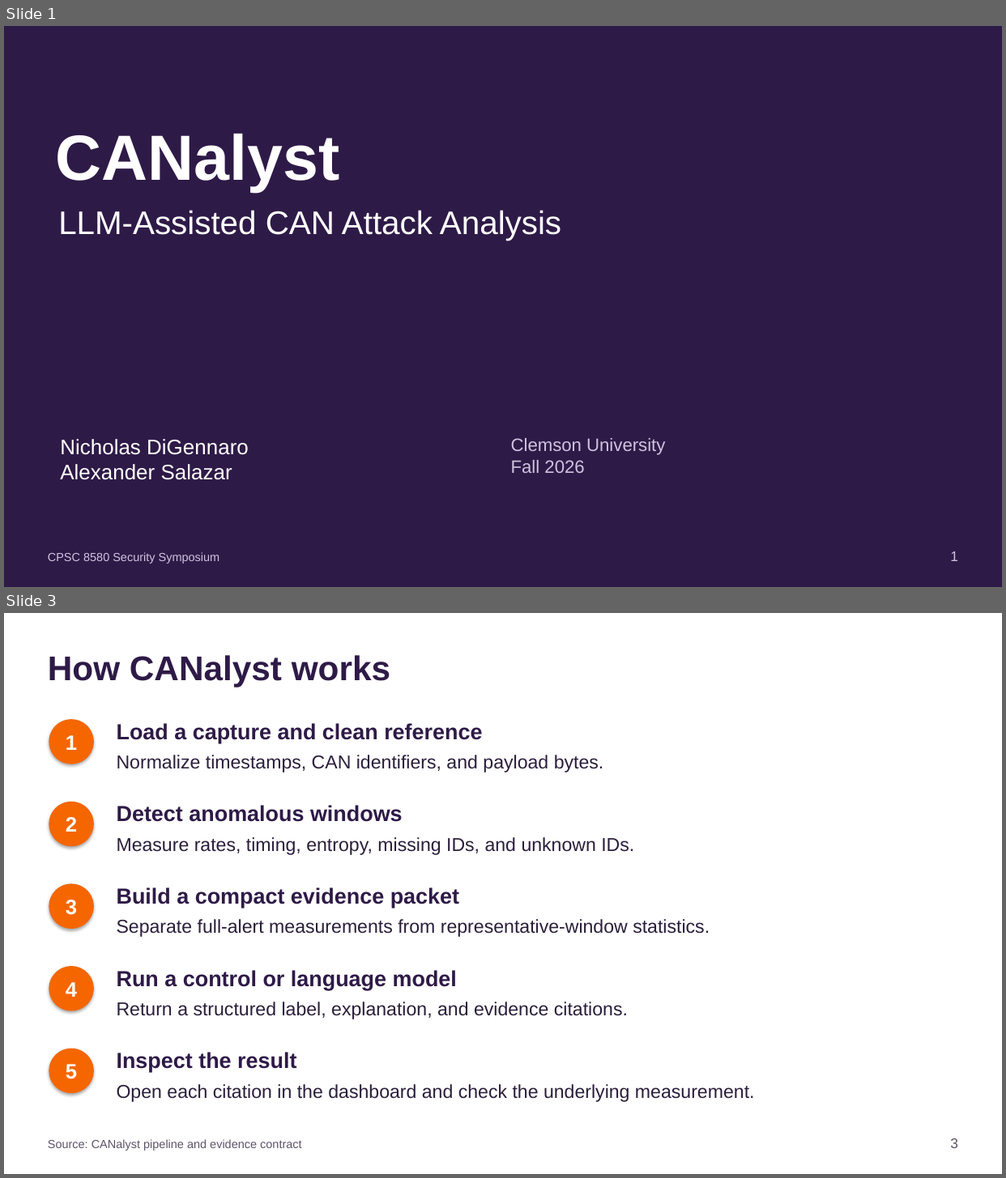
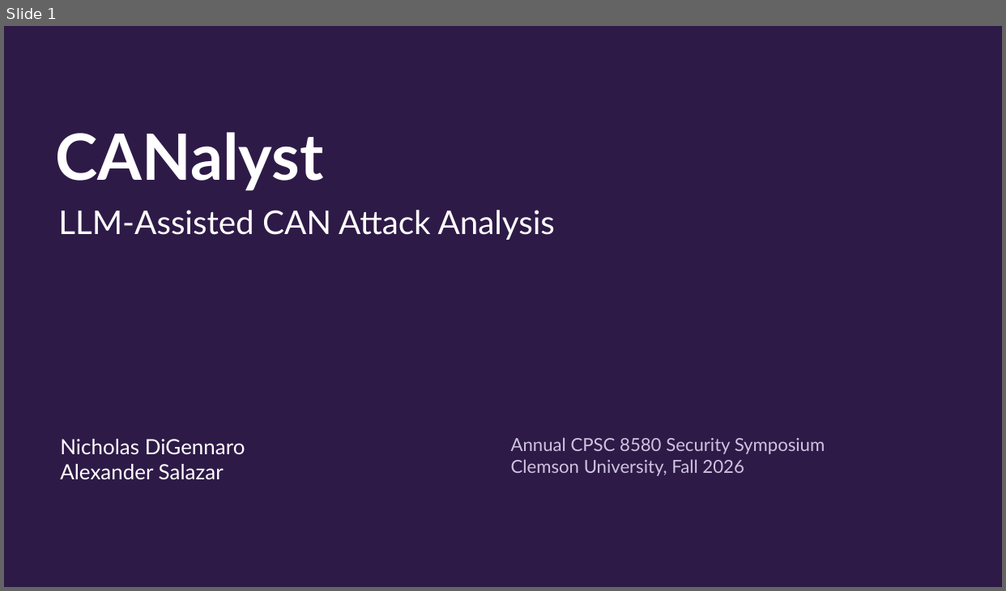
Before and after one commit to SaladbarAlex/CANalyst, a slide deck: output/presentation/CANalyst_Final_Presentation_20min_Class.pptx. Shown one above the other, each under a label of ours: slides 1 and 3 before the commit, slide 1 after it; the slides between them are not shown. The pictures are 1006x1178 and 1006x591 pixels, drawn with LibreOffice and Linux fonts; fonts in the diff are those of the drawing. Boxes give left, top, right and bottom in pixels: in the first picture for what was removed or moved away, otherwise in the second. Text is boxed around its words. In the diff, an @@ line names an element or a change of style, - is before the commit and + after.

```diff
--- a/output/presentation/CANalyst_Final_Presentation_20min_Class.pptx
+++ b/output/presentation/CANalyst_Final_Presentation_20min_Class.pptx
@@ slide 3 removed at bbox=[4, 613, 1002, 1174], background #FFFFFF @@
@@ text removed at bbox=[48, 655, 390, 687] @@
-How CANalyst works
@@ ellipse removed at bbox=[49, 719, 94, 764] @@
-1
@@ text removed at bbox=[117, 723, 482, 743] @@
-Load a capture and clean reference
@@ text removed at bbox=[117, 755, 604, 773] @@
-Normalize timestamps, CAN identifiers, and payload bytes.
@@ ellipse removed at bbox=[49, 802, 94, 846] @@
-2
@@ text removed at bbox=[117, 805, 403, 822] @@
-Detect anomalous windows
@@ text removed at bbox=[117, 837, 634, 855] @@
-Measure rates, timing, entropy, missing IDs, and unknown IDs.
@@ ellipse removed at bbox=[49, 884, 94, 929] @@
-3
@@ text removed at bbox=[117, 888, 459, 908] @@
-Build a compact evidence packet
@@ text removed at bbox=[117, 919, 710, 937] @@
-Separate full-alert measurements from representative-window statistics.
@@ ellipse removed at bbox=[49, 966, 94, 1012] @@
-4
@@ text removed at bbox=[117, 970, 457, 990] @@
-Run a control or language model
@@ text removed at bbox=[117, 1002, 628, 1020] @@
-Return a structured label, explanation, and evidence citations.
@@ ellipse removed at bbox=[49, 1049, 94, 1093] @@
-5
@@ text removed at bbox=[117, 1052, 296, 1072] @@
-Inspect the result
@@ text removed at bbox=[117, 1084, 755, 1102] @@
-Open each citation in the dashboard and check the underlying measurement.
@@ text removed at bbox=[48, 1139, 301, 1151] @@
-Source: CANalyst pipeline and evidence contract
@@ text removed at bbox=[950, 1139, 958, 1148] @@
-3
@@ slide 1 changed as well @@
@@ font Arial to Lato in 3 elements at bbox=[56, 132, 324, 191], bbox=[58, 210, 555, 240], bbox=[60, 439, 245, 480] @@
@@ text at bbox=[511, 437, 825, 476]: text changed; font Arial to Lato @@
-Clemson University
-Fall 2026
+Annual CPSC 8580 Security Symposium
+Clemson University, Fall 2026
@@ text removed at bbox=[48, 552, 220, 564] @@
-CPSC 8580 Security Symposium
@@ text removed at bbox=[950, 552, 958, 561] @@
-1
```
Also in this commit, not shown: 10 other slides changed, 15 slides added, 14 other slides removed, 7 other files.
